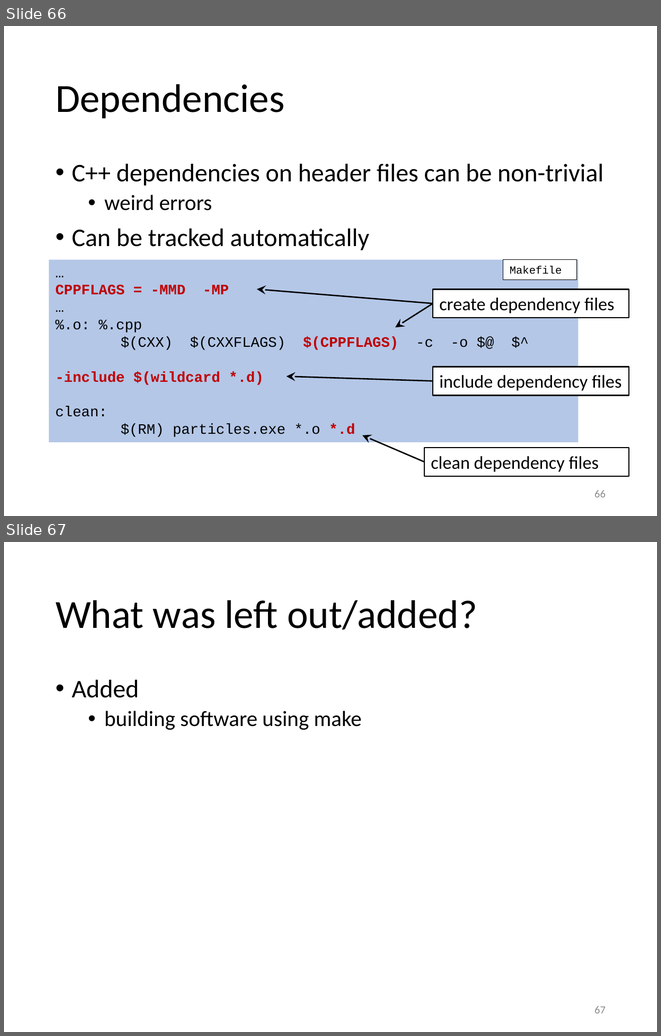
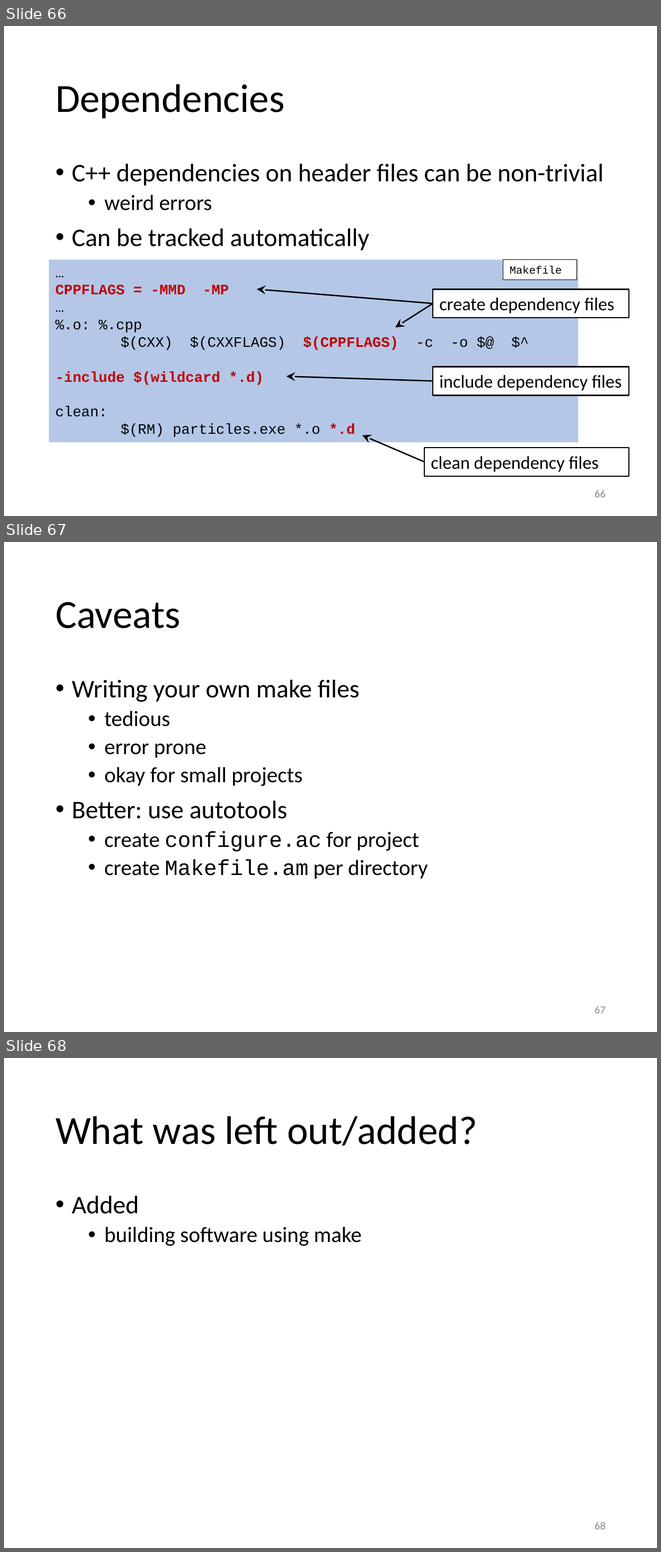
Before and after one commit to gjbex/training-material, a slide deck: CPlusPlus/scientific_cpp.pptx. Shown one above the other, each under a label of ours: slides 66 and 67 before the commit, slides 66, 67 and 68 after it. The pictures are 661x1036 and 661x1552 pixels, drawn with LibreOffice and Linux fonts; fonts in the diff are those of the drawing. Boxes give left, top, right and bottom in pixels: in the first picture for what was removed or moved away, otherwise in the second. Text is boxed around its words. In the diff, an @@ line names an element or a change of style, - is before the commit and + after.

Commit message:
Add caveat slide for make

```diff
--- a/CPlusPlus/scientific_cpp.pptx
+++ b/CPlusPlus/scientific_cpp.pptx
@@ slide 67 added at [4,542,657,1032], background #FFFFFF @@
@@ title added at [55,602,180,628], 44 pt, text #000000 @@
+Caveats
@@ text added at [72,679,427,879], 24 pt, text #000000 @@
+• Writing your own make files
+  • tedious
+  • error prone
+  • okay for small projects
+• Better: use autotools
+  • create configure.ac for project
+  • create Makefile.am per directory
@@ page number added at [594,1006,606,1013], 12 pt, text #8C8C8C @@
+67
@@ what was slide 67 is now slide 68 @@
@@ page number at [594,1522,606,1529]: text changed @@
-67
+68
```
